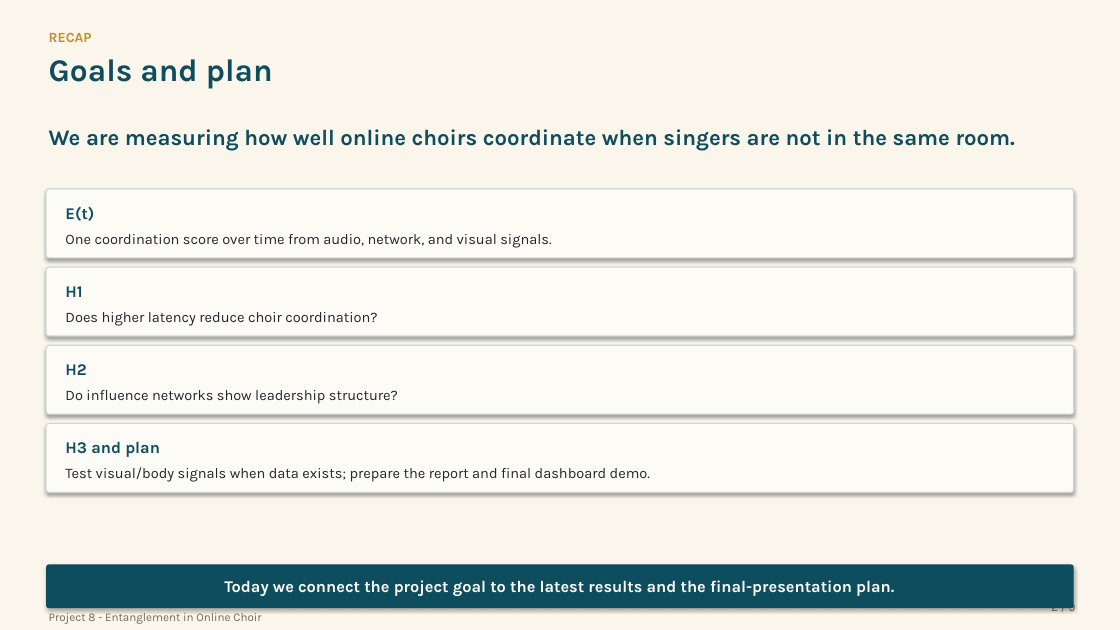
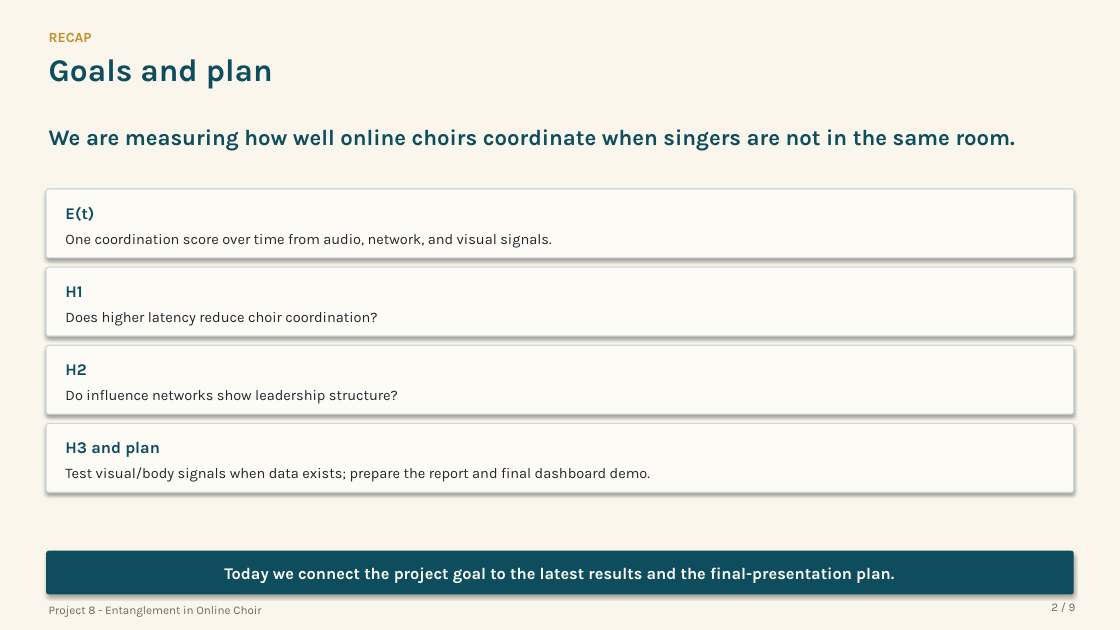
Before and after one commit to Zuraiz270/networked-choir-entanglement, a slide deck: slide 2 of output/jul09_status_meeting_vi.pptx. Drawn at 1120x630 pixels with LibreOffice and Linux fonts; fonts in the diff are those of the drawing. Boxes give left, top, right and bottom in pixels: in the first picture for what was removed or moved away, otherwise in the second. Text is boxed around its words. In the diff, an @@ line names an element or a change of style, - is before the commit and + after.

```diff
--- a/output/jul09_status_meeting_vi.pptx
+++ b/output/jul09_status_meeting_vi.pptx
@@ rounded rectangle "Today we connect the project ...": place and size @@
-rounded rectangle "Today we connect the project ..." at [46,565,1074,608]
+rounded rectangle "Today we connect the project ..." at [46,551,1074,595]
@@ text "Project 8 - Entanglement in ...": place and size @@
-text "Project 8 - Entanglement in ..." at [49,610,261,624]
+text "Project 8 - Entanglement in ..." at [49,606,261,617]
```
Also in this commit, not shown: 8 other slides changed, 1 other file.
